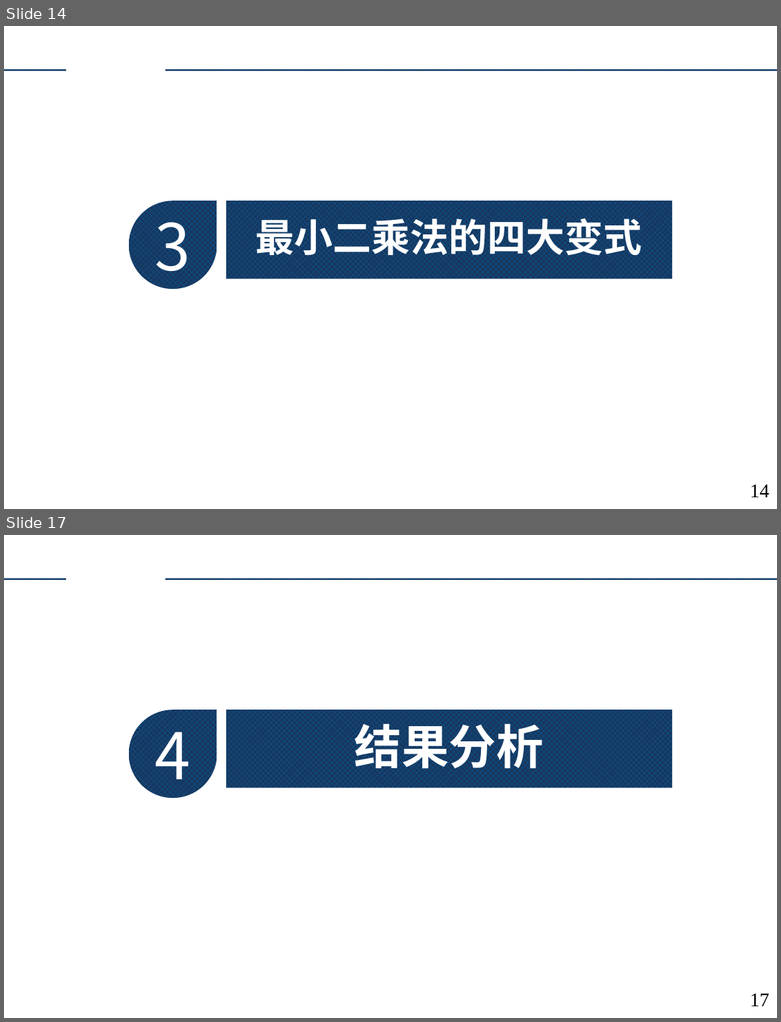
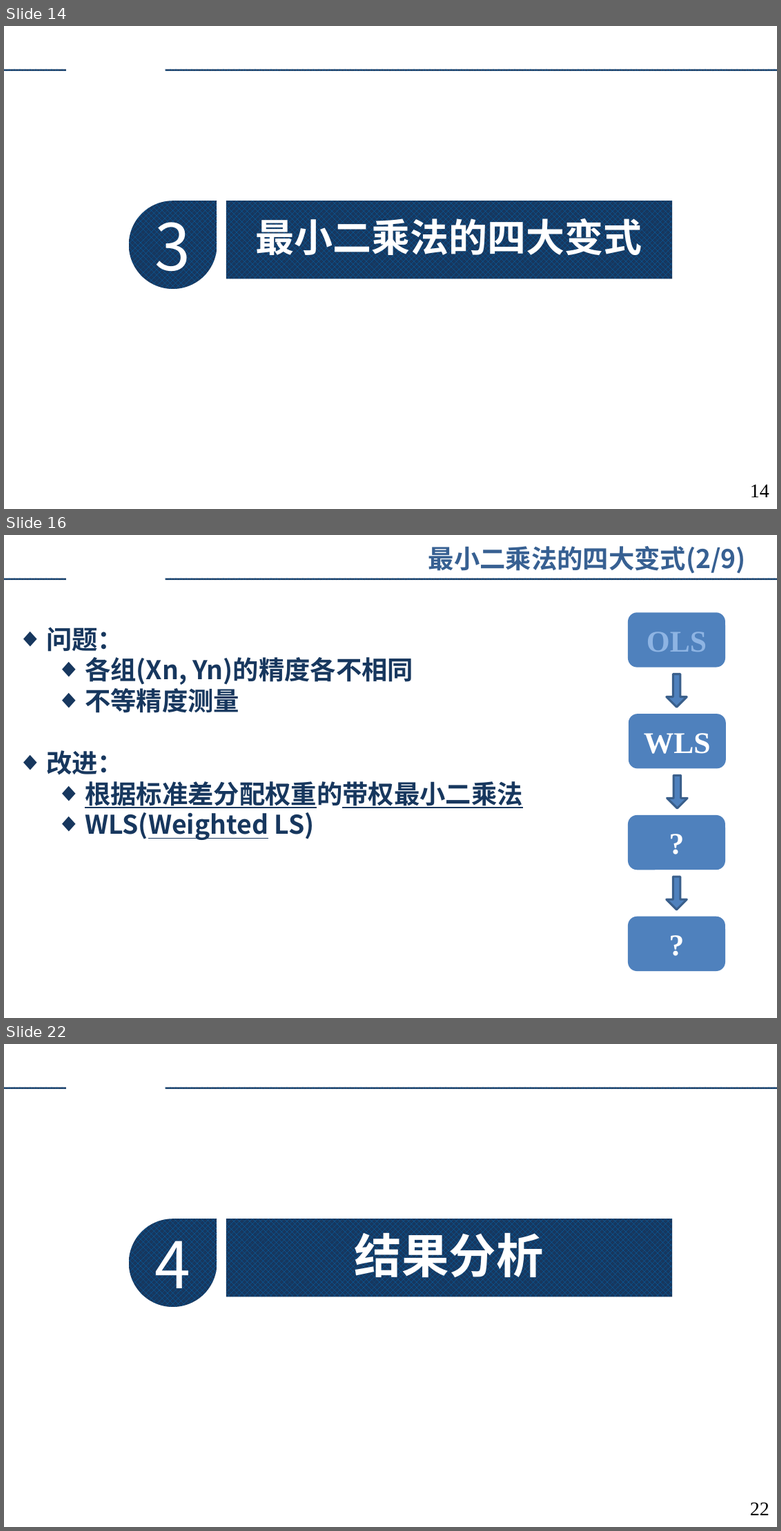
Before and after one commit to augusto-13/ErrorTheory_discussion_ppt, a slide deck: 2023-4-9.pptx. Shown one above the other, each under a label of ours: slides 14 and 17 before the commit, slides 14, 16 and 22 after it; the slides between them are not shown. The pictures are 781x1022 and 781x1531 pixels, drawn with LibreOffice and Linux fonts; fonts in the diff are those of the drawing; background and template pictures are left out. Boxes give left, top, right and bottom in pixels: in the first picture for what was removed or moved away, otherwise in the second. Text is boxed around its words. In the diff, an @@ line names an element or a change of style, - is before the commit and + after.

```diff
--- a/2023-4-9.pptx
+++ b/2023-4-9.pptx
@@ slide 16 added at (x1=4, y1=535, x2=777, y2=1018), background #FFFFFF; not listed: 2 template elements that a slide beside it also shows @@
@@ text added at (x1=428, y1=546, x2=746, y2=574), 24 pt, text #376092, bold @@
+最小二乘法的四大变式(2/9)
@@ rounded rectangle added at (x1=628, y1=612, x2=725, y2=667), fill #4F81BD, 28 pt, text #8EB4E3, bold @@
+OLS
@@ text added at (x1=46, y1=627, x2=523, y2=840), 24 pt, text #17375E, bold @@
+◆ 问题：
+  ◆ 各组(Xn, Yn)的精度各不相同
+  ◆ 不等精度测量
+◆ 改进：
+  ◆ 根据标准差分配权重的带权最小二乘法
+  ◆ WLS(Weighted LS)
@@ right arrow added at (x1=666, y1=674, x2=687, y2=707), fill #4F81BD, outline #3A5F8C 2 pt @@
@@ rounded rectangle added at (x1=628, y1=714, x2=726, y2=768), fill #4F81BD, 28 pt, text #FFFFFF, bold @@
+WLS
@@ right arrow added at (x1=668, y1=775, x2=688, y2=808), fill #4F81BD, outline #3A5F8C 2 pt @@
@@ rounded rectangle added at (x1=628, y1=814, x2=725, y2=870), fill #4F81BD, 28 pt, text #FFFFFF, bold @@
+?
@@ right arrow added at (x1=666, y1=876, x2=687, y2=910), fill #4F81BD, outline #3A5F8C 2 pt @@
@@ rounded rectangle added at (x1=628, y1=917, x2=725, y2=972), fill #4F81BD, 28 pt, text #FFFFFF, bold @@
+?
@@ what was slide 17 is now slide 22 @@
@@ page number at (x1=750, y1=1502, x2=769, y2=1515): text changed @@
-17
+22
```
Also in this commit, not shown: 4 slides changed, 4 other slides added.
